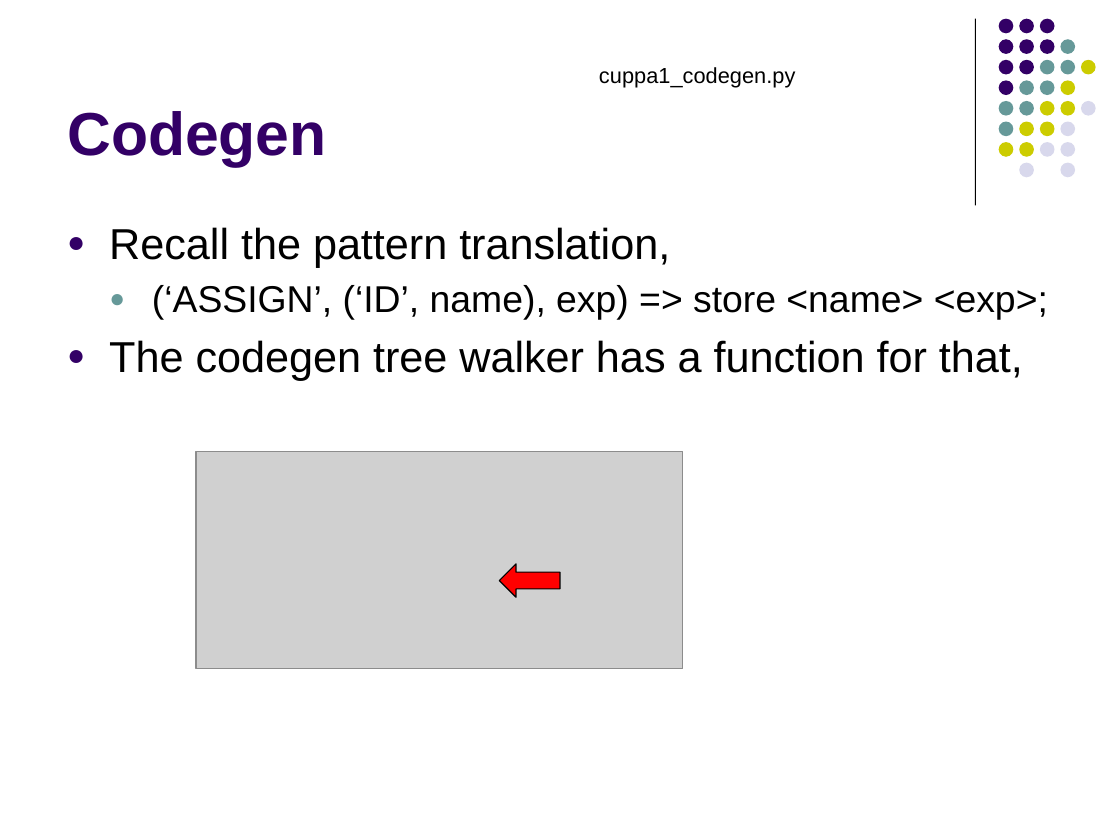
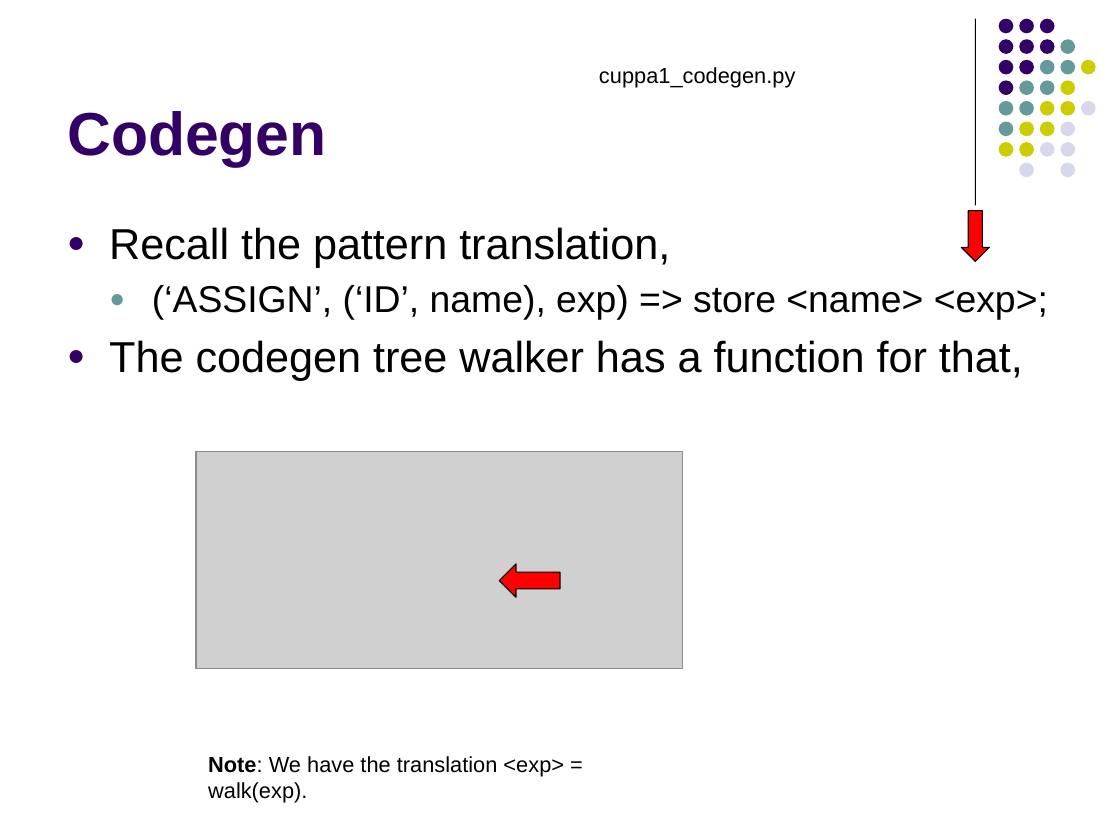
Before and after one commit to lutzhamel/CSC402, a slide deck: slide 13 of notes/csc402-ln007.pptx. Drawn at 1120x840 pixels with LibreOffice and Linux fonts; fonts in the diff are those of the drawing; grey boxes stand for pictures. Boxes give left, top, right and bottom in pixels: in the first picture for what was removed or moved away, otherwise in the second. Text is boxed around its words. In the diff, an @@ line names an element or a change of style, - is before the commit and + after.

```diff
--- a/notes/csc402-ln007.pptx
+++ b/notes/csc402-ln007.pptx
@@ down arrow added at box(961, 211, 989, 261), fill #FF0000, outline #000000 0.75 pt @@
@@ text added at box(208, 756, 564, 803), 14 pt, text #000000 @@
+Note: We have the translation <exp> = walk(exp).
```
Also in this commit, not shown: 4 other slides changed, 1 other file.
